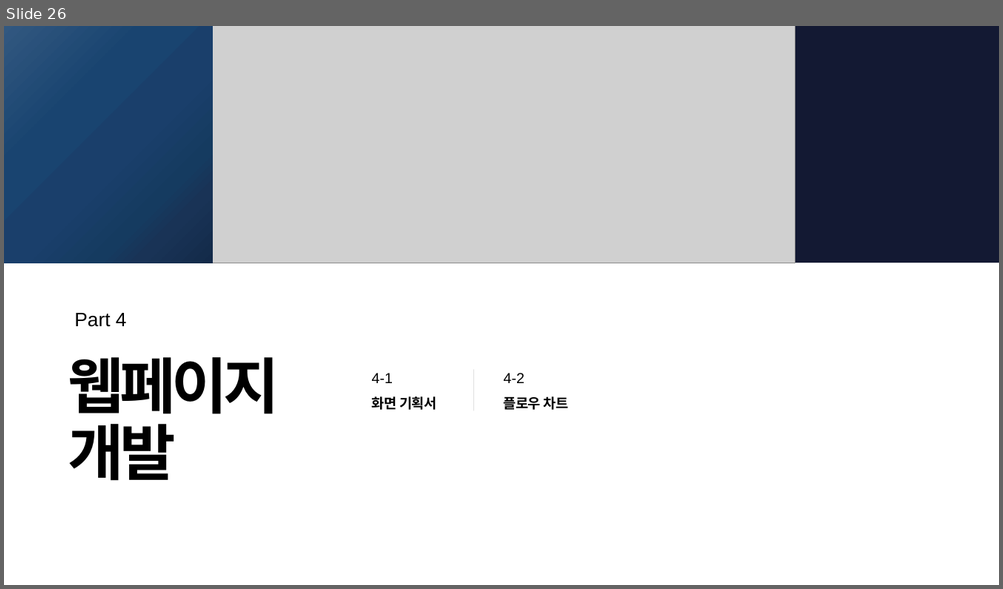
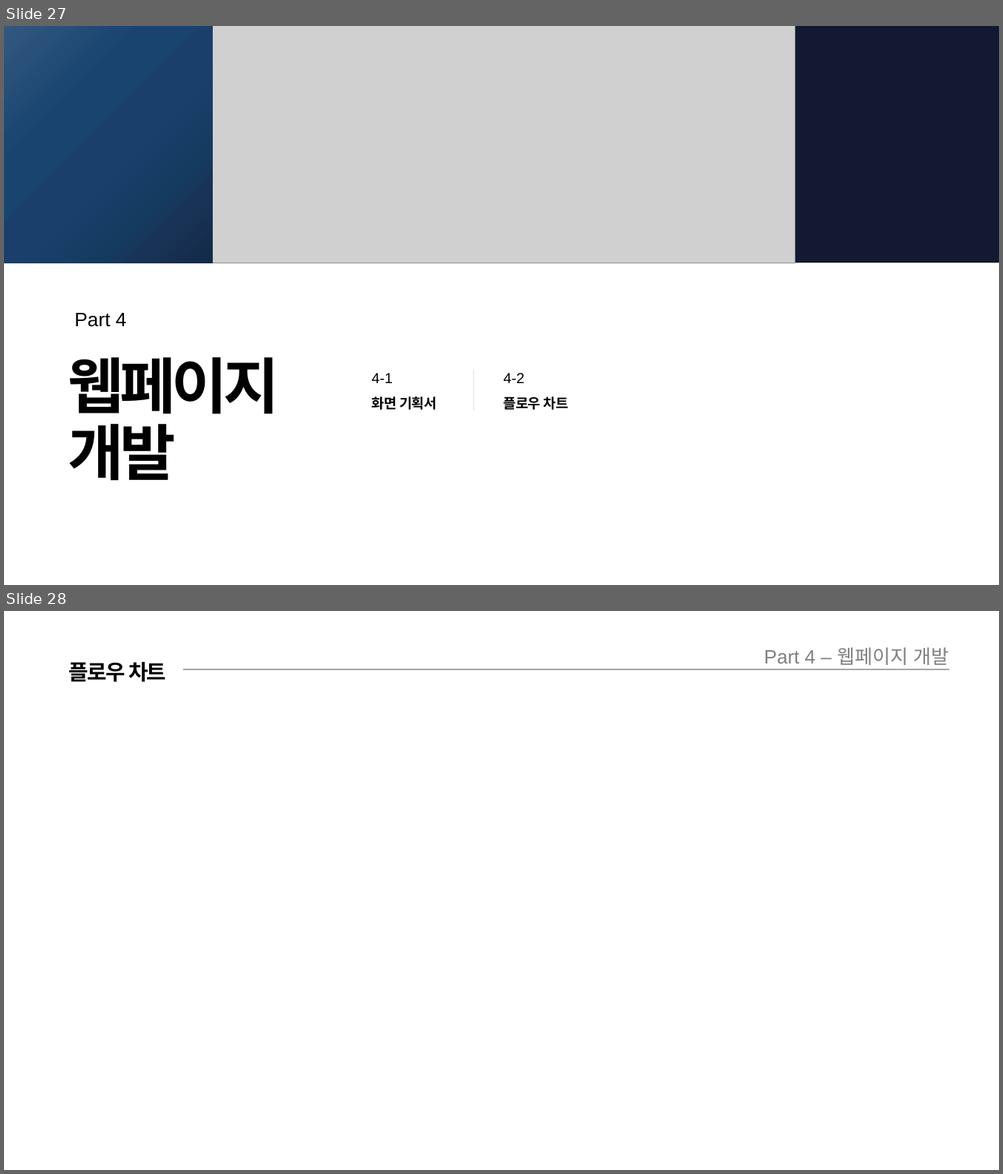
Before and after one commit to cwal8202/Chill_Tuna, a slide deck: 01_Planning/ChillTuna_LLM을 활용한 페르소나 시장조사+시뮬레이터_ver_2.2.pptx. Shown one above the other, each under a label of ours: slide 26 before the commit, slides 27 and 28 after it. The pictures are 1003x589 and 1003x1174 pixels, drawn with LibreOffice and Linux fonts; fonts in the diff are those of the drawing; grey boxes stand for pictures. Boxes give left, top, right and bottom in pixels: in the first picture for what was removed or moved away, otherwise in the second. Text is boxed around its words. In the diff, an @@ line names an element or a change of style, - is before the commit and + after.

```diff
--- a/01_Planning/ChillTuna_LLM을 활용한 페르소나 시장조사+시뮬레이터_ver_2.2.pptx
+++ b/01_Planning/ChillTuna_LLM을 활용한 페르소나 시장조사+시뮬레이터_ver_2.2.pptx
@@ slide 28 added at (4,611,999,1170), background #FFFFFF @@
@@ text added at (764,647,949,665), 28 pt, text #808080 @@
+Part 4 – 웹페이지 개발
@@ text added at (69,662,166,682), 30.9 pt, text #000000, bold @@
+플로우 차트
@@ line added from (183, 669) to (949, 669), #000000 0.75 pt @@
@@ what was slide 26 is now slide 27 @@
```
Also in this commit, not shown: 4 slides changed, 2 other slides added, 1 slide removed, 28 other files.
